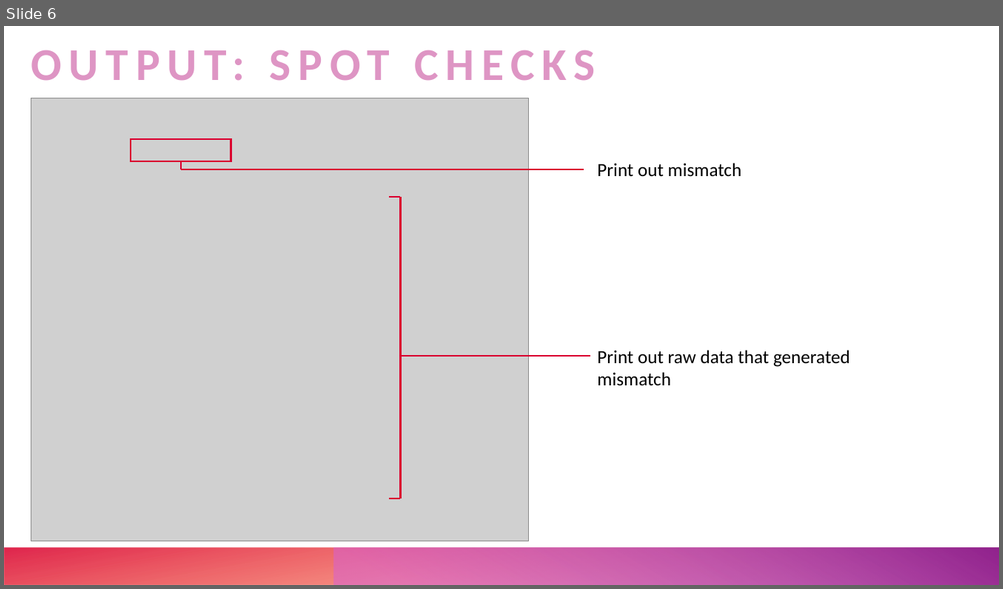
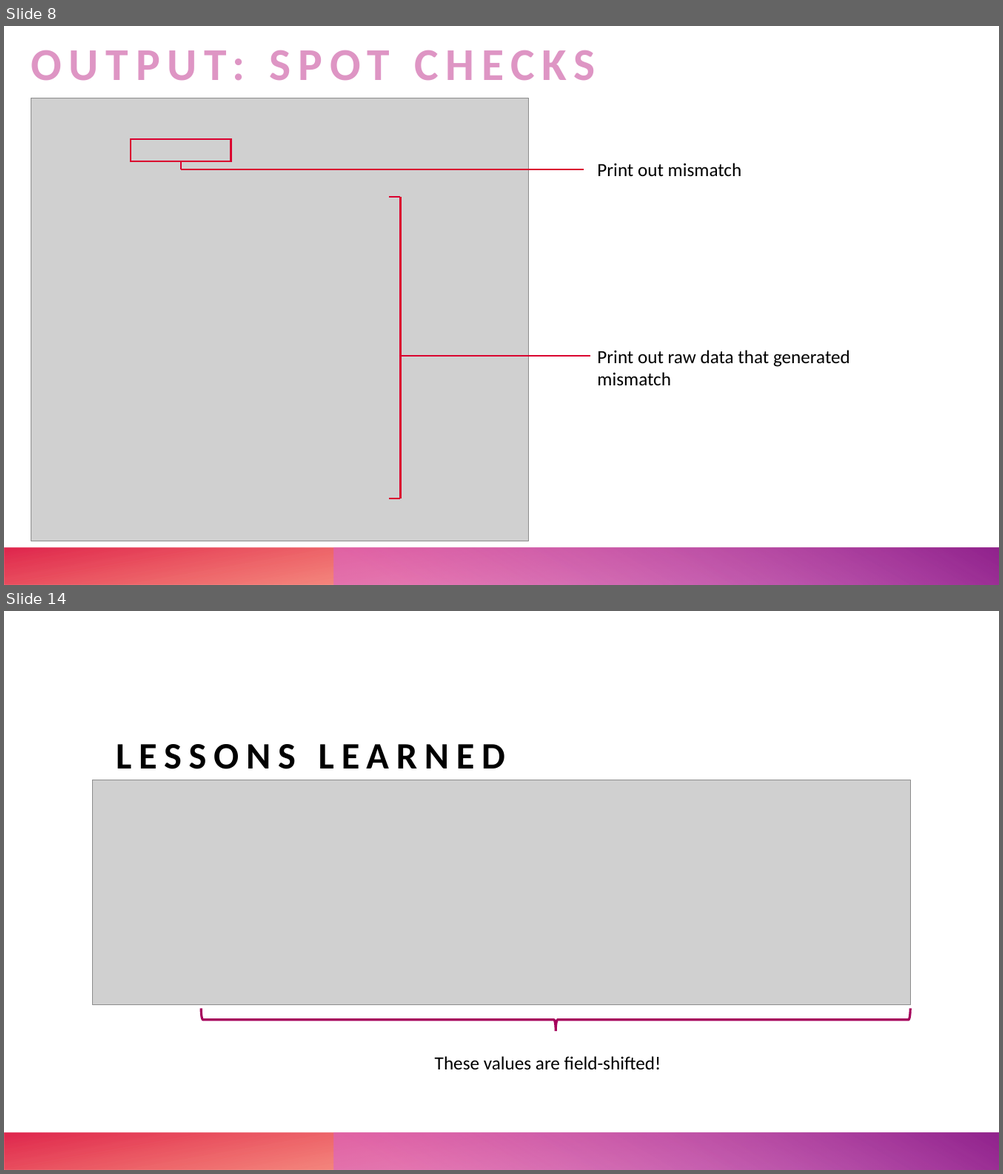
Before and after one commit to UTHealthCHCD-TACC/uthealth-dw, a slide deck: greenplum/datawarehouse/documentation/data-warehouse-QA-summary.pptx. Shown one above the other, each under a label of ours: slide 6 before the commit, slides 8 and 14 after it; the slides between them are not shown. The pictures are 1003x589 and 1003x1174 pixels, drawn with LibreOffice and Linux fonts; fonts in the diff are those of the drawing; grey boxes stand for pictures. Boxes give left, top, right and bottom in pixels: in the first picture for what was removed or moved away, otherwise in the second. Text is boxed around its words. In the diff, an @@ line names an element or a change of style, - is before the commit and + after.

```diff
--- a/greenplum/datawarehouse/documentation/data-warehouse-QA-summary.pptx
+++ b/greenplum/datawarehouse/documentation/data-warehouse-QA-summary.pptx
@@ slide 14 added at bbox=[4, 611, 999, 1170], background #FFFFFF; not listed: 2 template elements that a slide beside it also shows @@
@@ title added at bbox=[116, 744, 505, 769], 36 pt, text #000000, bold @@
+LESSONS LEARNED
@@ picture added at bbox=[93, 780, 910, 1005] @@
@@ right brace added at bbox=[201, 1008, 910, 1031], outline #A6025C 2.25 pt @@
@@ text added at bbox=[435, 1056, 661, 1071], 18 pt, text #000000 @@
+These values are field-shifted!
@@ what was slide 6 is now slide 8 @@
```
Also in this commit, not shown: 6 slides changed, 7 other slides added, 3 slides removed, 6 other files.
